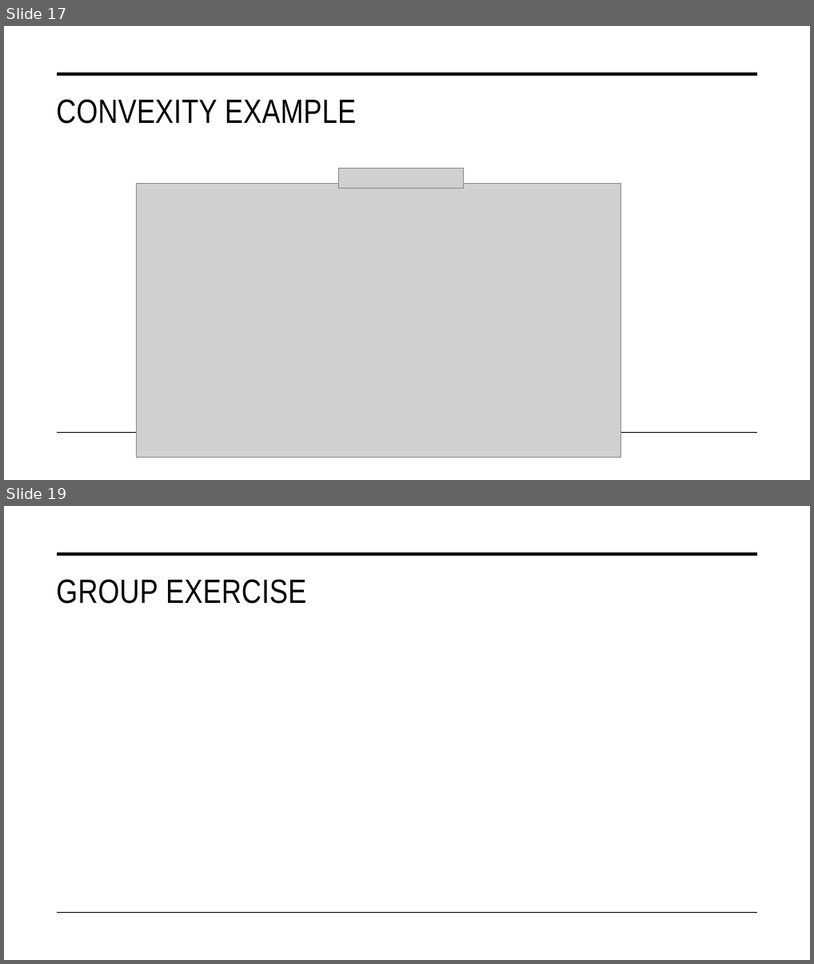
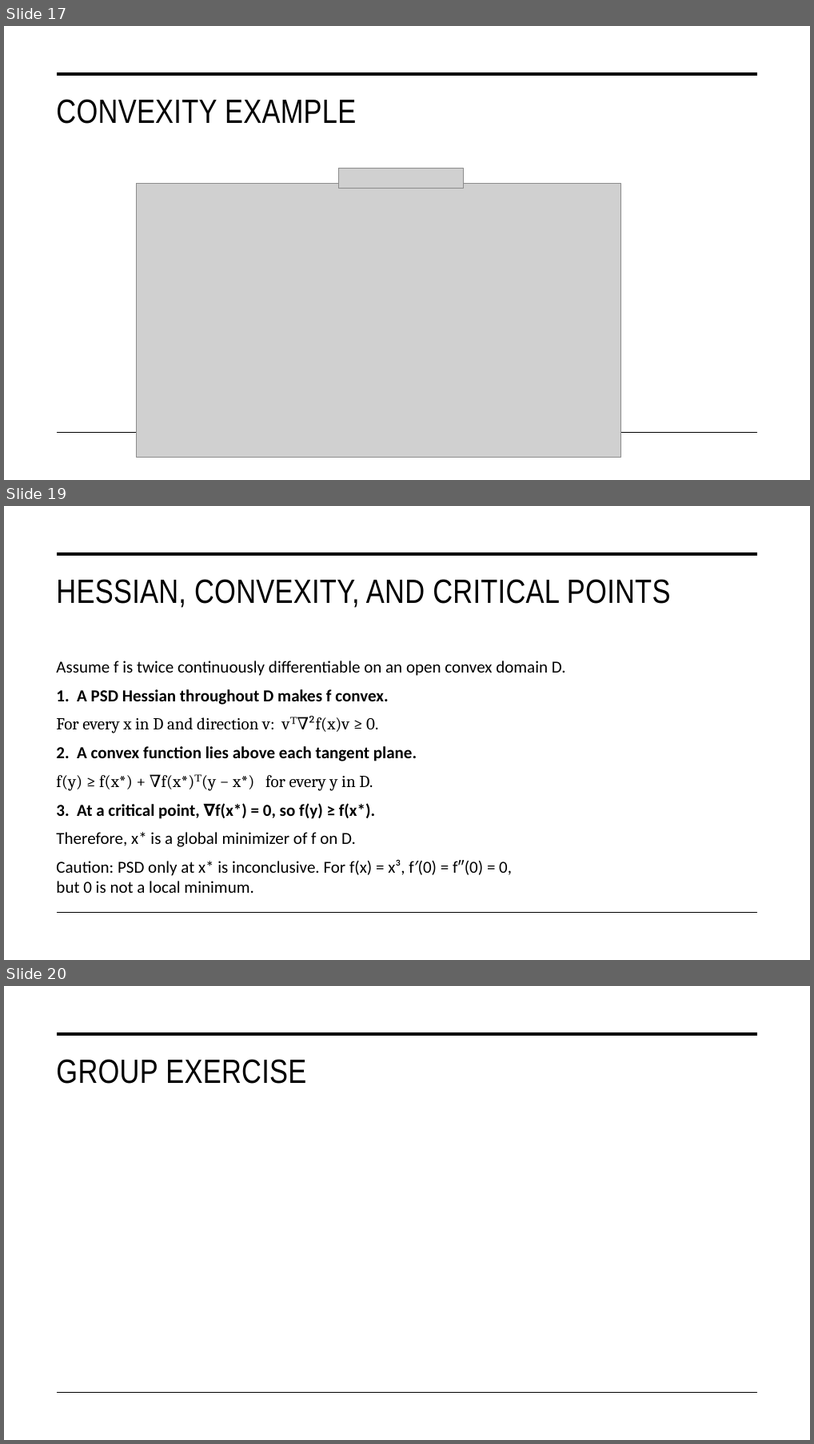
Before and after one commit to STAT-486-Fall-2026/course-content, a slide deck: slides/08-gradient-descent.pptx. Shown one above the other, each under a label of ours: slides 17 and 19 before the commit, slides 17, 19 and 20 after it; the slides between them are not shown. The pictures are 814x964 and 814x1444 pixels, drawn with LibreOffice and Linux fonts; fonts in the diff are those of the drawing; grey boxes stand for pictures. Boxes give left, top, right and bottom in pixels: in the first picture for what was removed or moved away, otherwise in the second. Text is boxed around its words. In the diff, an @@ line names an element or a change of style, - is before the commit and + after.

Commit message:
Add tie between convexity and hessian psd

```diff
--- a/slides/08-gradient-descent.pptx
+++ b/slides/08-gradient-descent.pptx
@@ slide 19 added at (4,506,810,960), background #FFFFFF; not listed: 2 template elements that a slide beside it also shows @@
@@ title added at (56,579,671,608), 40 pt, text #000000 @@
+HESSIAN, CONVEXITY, AND CRITICAL POINTS
@@ text added at (56,660,566,892), 20 pt, text #000000 @@
+Assume f is twice continuously differentiable on an open convex domain D.
+1. A PSD Hessian throughout D makes f convex.
+For every x in D and direction v: vᵀ∇²f(x)v ≥ 0.
+2. A convex function lies above each tangent plane.
+f(y) ≥ f(x*) + ∇f(x*)ᵀ(y − x*) for every y in D.
+3. At a critical point, ∇f(x*) = 0, so f(y) ≥ f(x*).
+Therefore, x* is a global minimizer of f on D.
+Caution: PSD only at x* is inconclusive. For f(x) = x³, f′(0) = f″(0) = 0,
+but 0 is not a local minimum.
@@ what was slide 19 is now slide 20 @@
```
Also in this commit, not shown: 1 slide changed, 1 other file.
